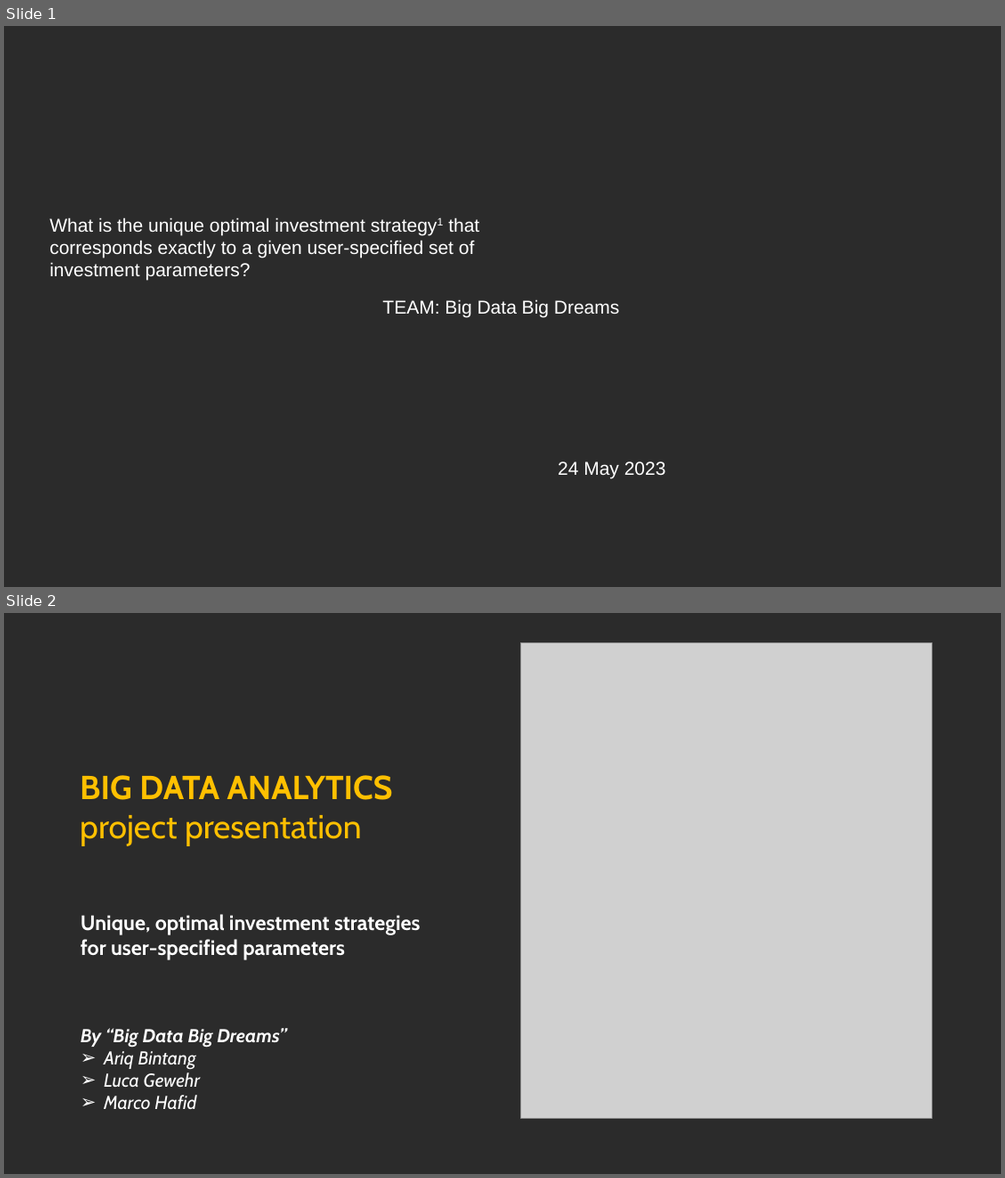
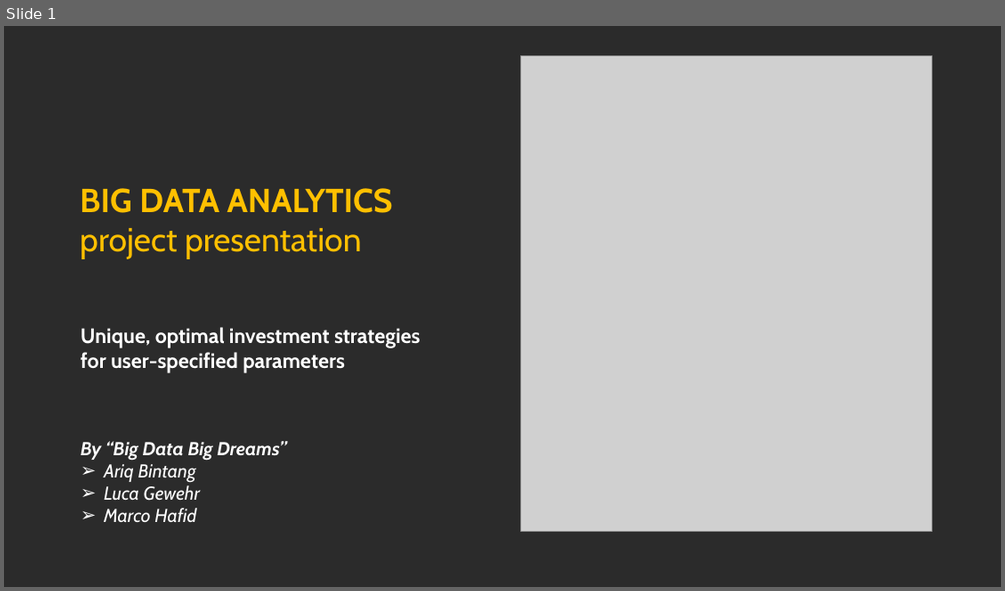
Before and after one commit to MarcoH97/Big-Data-project, a slide deck: 2023_05_24 - BDA - Big Data Big Dreams v0.pptx. Shown one above the other, each under a label of ours: slides 1 and 2 before the commit, slide 1 after it. The pictures are 1005x1178 and 1005x591 pixels, drawn with LibreOffice and Linux fonts; fonts in the diff are those of the drawing; grey boxes stand for pictures; background and template pictures are left out; a plain dark background stands for a picture behind light text. Boxes give left, top, right and bottom in pixels: in the first picture for what was removed or moved away, otherwise in the second. Text is boxed around its words. In the diff, an @@ line names an element or a change of style, - is before the commit and + after.

```diff
--- a/2023_05_24 - BDA - Big Data Big Dreams v0.pptx
+++ b/2023_05_24 - BDA - Big Data Big Dreams v0.pptx
@@ slide 1 removed at <box>4,26,1001,587</box>, background picture (left out) @@
@@ text removed at <box>49,217,479,281</box> @@
-What is the unique optimal investment strategy1 that corresponds exactly to a given user-specified set of investment parameters?
@@ text removed at <box>382,299,619,317</box> @@
-TEAM: Big Data Big Dreams
@@ text removed at <box>558,461,666,478</box> @@
-24 May 2023
@@ what was slide 2 is now slide 1 @@
```
Also in this commit, not shown: 2 slides changed, 11 slides added, 5 other slides removed, 1 other file.
